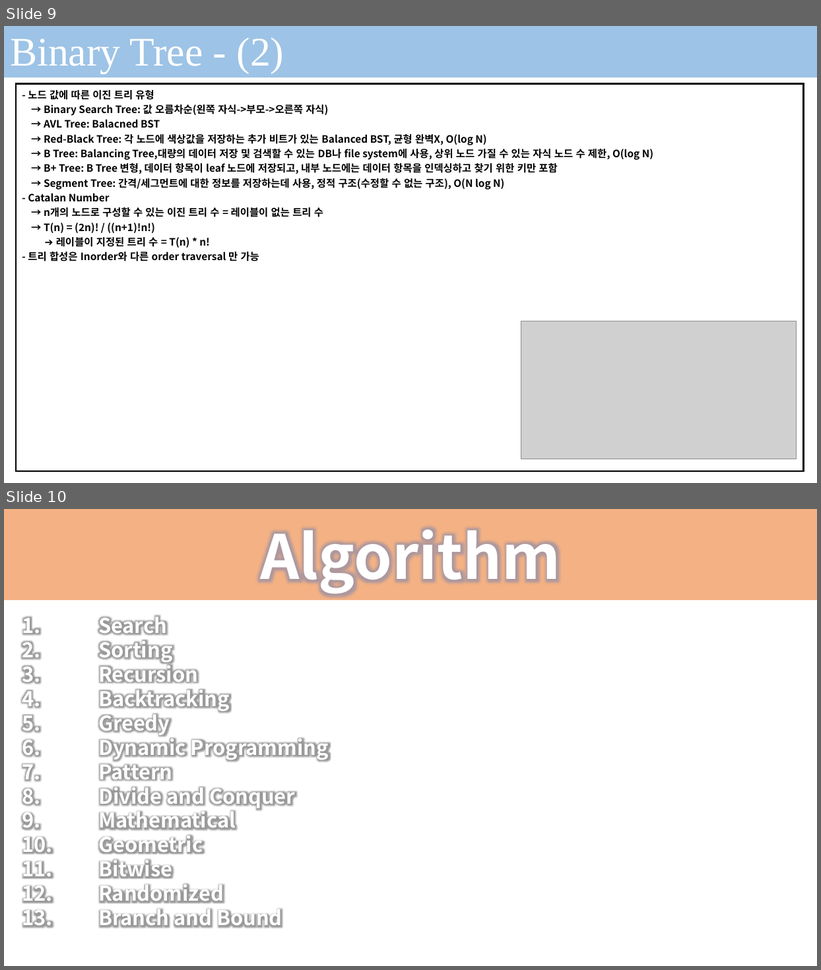
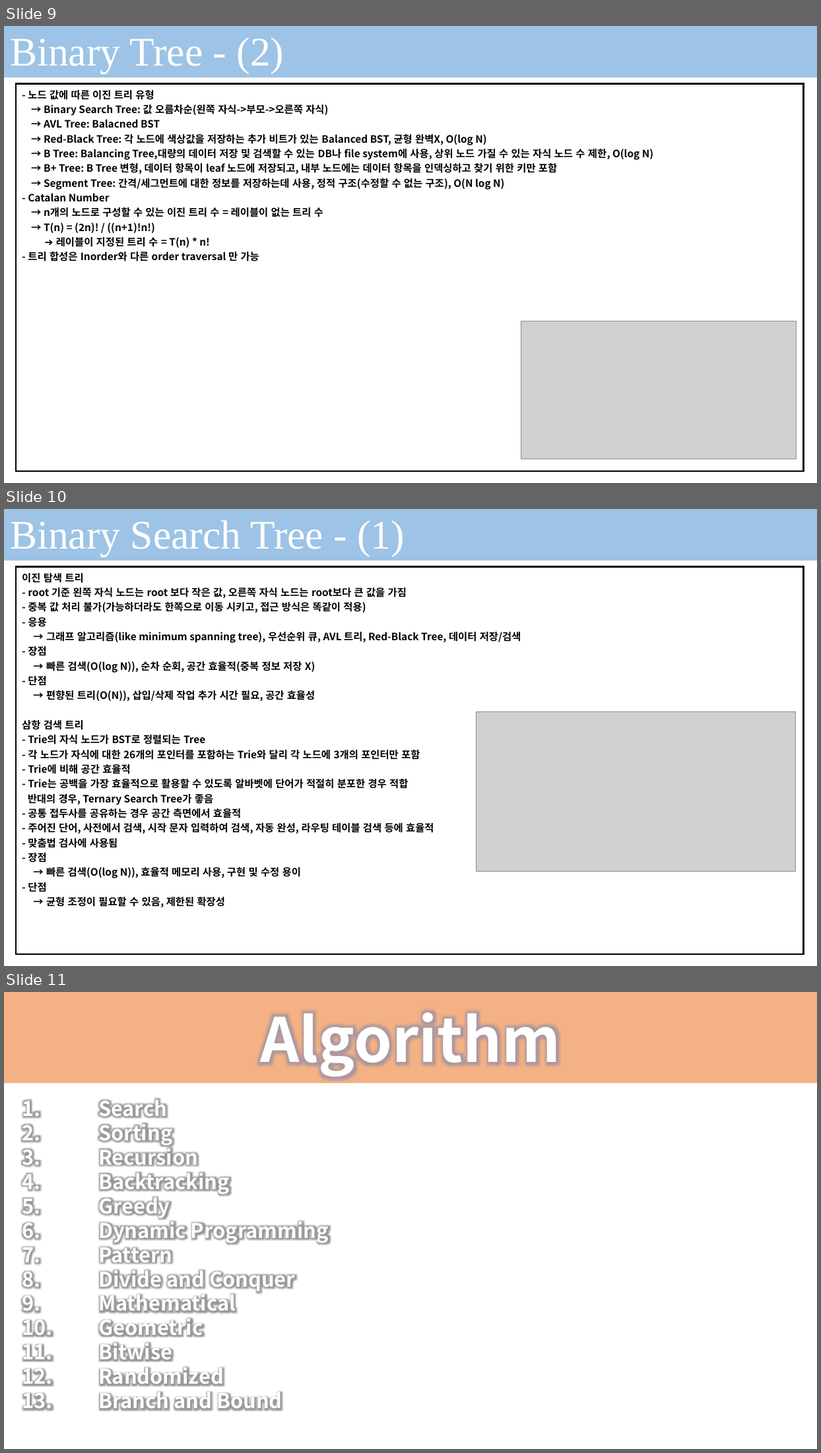
Before and after one commit to seonghokim/Study, a slide deck: Algorithm in c.pptx. Shown one above the other, each under a label of ours: slides 9 and 10 before the commit, slides 9, 10 and 11 after it. The pictures are 821x970 and 821x1453 pixels, drawn with LibreOffice and Linux fonts; fonts in the diff are those of the drawing; grey boxes stand for pictures; background and template pictures are left out. Boxes give left, top, right and bottom in pixels: in the first picture for what was removed or moved away, otherwise in the second. Text is boxed around its words. In the diff, an @@ line names an element or a change of style, - is before the commit and + after.

```diff
--- a/Algorithm in c.pptx
+++ b/Algorithm in c.pptx
@@ slide 10 added at (4,509,817,966), background #FFFFFF; not listed: 1 template element that a slide beside it also shows @@
@@ rectangle added at (4,509,817,561), fill #9DC3E6 @@
@@ text added at (10,520,405,556), 48 pt, text #FFFFFF @@
+Binary Search Tree - (1)
@@ table added at (16,567,804,955), 1 rows, 1 columns @@
+이진 탐색 트리 / - root 기준 왼쪽 자식 노드는 root 보다 작은 값, 오른쪽 자식 노드는 root보다 큰 값을 가짐 / - 중복 값 처리 불가(가능하더라도 한쪽으로 이동 시키고, 접근 방식은 똑같이 적용) / - 응용 / → 그래프 알고리즘(like minimum spanning tree), 우선순위 큐, AVL 트리, Red-Black Tree, 데이터 저장/검색 / - 장점 / → 빠른 검색(O(log N)), 순차 순회, 공간 효율적(중복 정보 저장 X) / - 단점 / → 편향된 트리(O(N)), 삽입/삭제 작업 추가 시간 필요, 공간 효율성 / 삼항 검색 트리 / - Trie의 자식 노드가 BST로 정렬되는 Tree / - 각 노드가 자식에 대한 26개의 포인터를 포함하는 Trie와 달리 각 노드에 3개의 포인터만 포함 / - Trie에 비해 공간 효율적 / - Trie는 공백을 가장 효율적으로 활용할 수 있도록 알바벳에 단어가 적절히 분포한 경우 적합 / 반대의 경우, Ternary Search Tree가 좋음 / - 공통 접두사를 공유하는 경우 공간 측면에서 효율적 / - 주어진 단어, 사전에서 검색, 시작 문자 입력하여 검색, 자동 완성, 라우팅 테이블 검색 등에 효율적 / - 맞춤법 검사에 사용됨 / - 장점 / → 빠른 검색(O(log N)), 효율적 메모리 사용, 구현 및 수정 용이 / - 단점 / → 균형 조정이 필요할 수 있음, 제한된 확장성
@@ picture added at (477,712,797,871) @@
@@ what was slide 10 is now slide 11 @@
```
Also in this commit, not shown: 1 other file.
